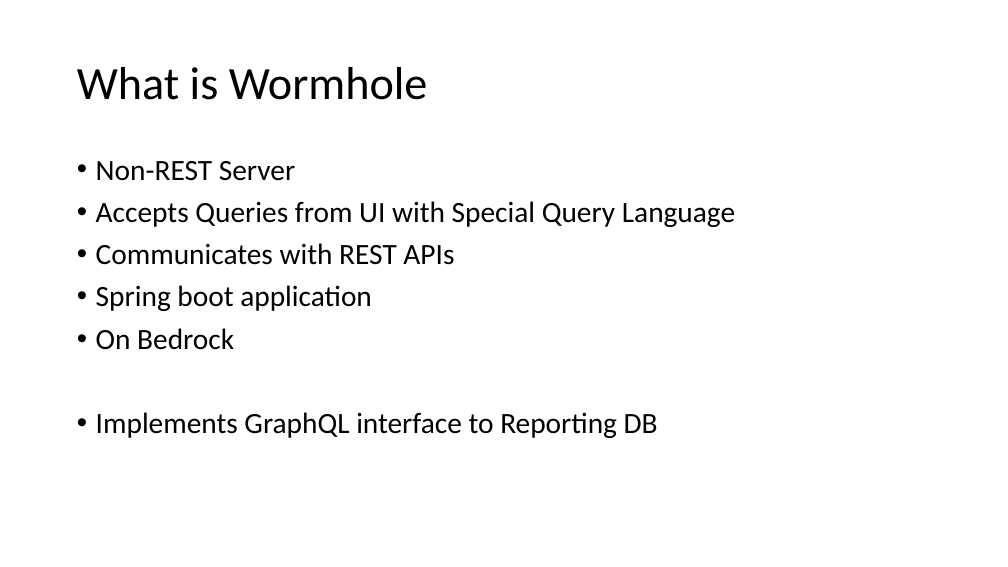
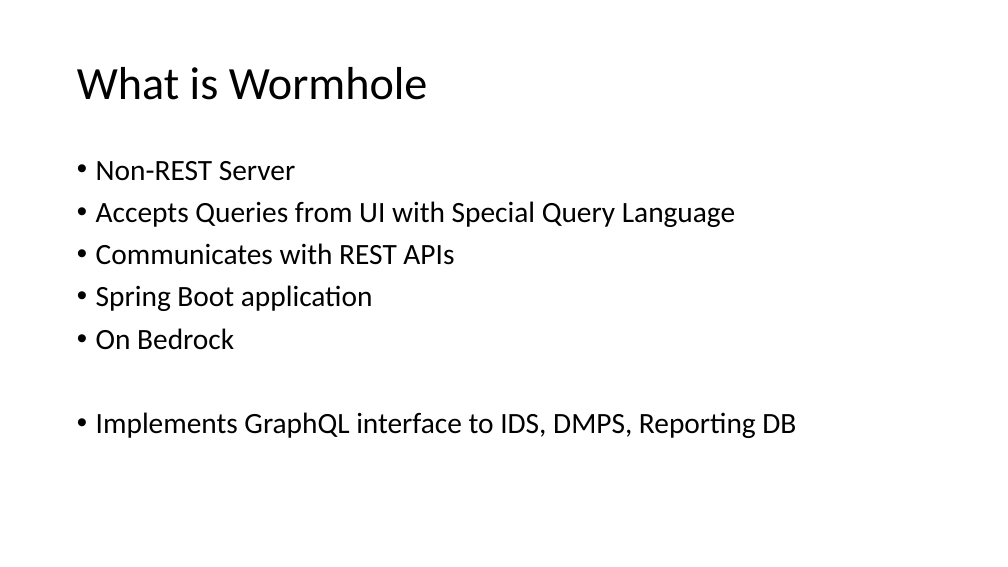
Before and after one commit to AlanCramer/BostonRestaurantInspections, a slide deck: slide 4 of Wormhole.pptx. Drawn at 1008x567 pixels with LibreOffice and Linux fonts; fonts in the diff are those of the drawing. Boxes give left, top, right and bottom in pixels: in the first picture for what was removed or moved away, otherwise in the second. Text is boxed around its words. In the diff, an @@ line names an element or a change of style, - is before the commit and + after.

```diff
--- a/Wormhole.pptx
+++ b/Wormhole.pptx
@@ text at (96, 285, 373, 311): text changed @@
-• Spring boot application
+• Spring Boot application
@@ text at (96, 412, 796, 438): text changed @@
-• Implements GraphQL interface to Reporting DB
+• Implements GraphQL interface to IDS, DMPS, Reporting DB
```
Also in this commit, not shown: 1 other slide changed, 3 other files.
